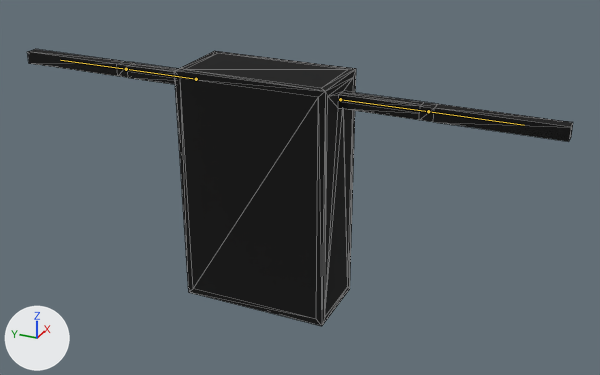
One commit to the FBX model ACASH/Assets/Models/Scholar 1.4.fbx: the scene before it, then after it.
One viewpoint serves both versions: a 50 mm camera at (-10.65, -5.35, 7.32) aimed at (0.03, -0.54, 1.98). Lighting does not change. The marker at lower left points along +X, +Y and +Z. The bones that change are drawn over the model as lines. Mesh edges are drawn as thin lines.

In view in the first picture: 'Model'.
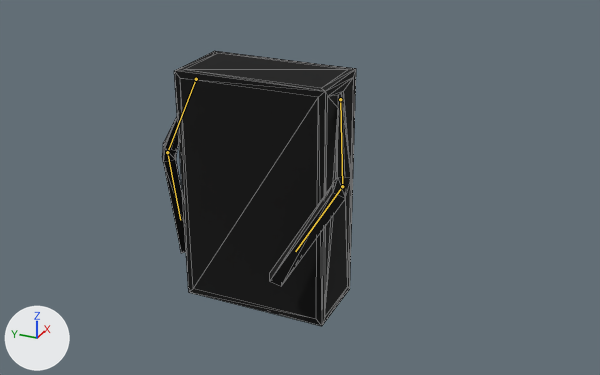
The newer file adds an action. The first version stands in its rest pose; the second is drawn at frame 10 of the action 'Scholar|Take out'.

Pixel boxes (x1, y1, x2, y2) of what changed, in the pictures (600 x 375 px):
'Model', posed (64% narrower): before (27, 49, 573, 326); after (162, 51, 356, 326)
bone 'Arm_R_1', root to tip: before (340, 99) to (428, 111); after (340, 99) to (342, 186)
bone 'Arm_R_2', root to tip: before (428, 111) to (524, 125); after (342, 186) to (295, 251)
bone 'Arm_L_1', root to tip: before (196, 79) to (126, 69); after (196, 79) to (167, 152)
bone 'Arm_L_2', root to tip: before (126, 69) to (60, 60); after (167, 152) to (180, 220)

What the commit changed:
Bone 'Arm_R_1' (bone_arm_r_1) turns from (0, 0, 0) to (-46, 34, 40) degrees about its own x, y and z.
Bone 'Arm_R_2' (bone_arm_r_2) turns from (0, 0, 0) to (-19, 9, 50) degrees about its own x, y and z.
Bone 'Arm_L_1' (bone_arm_l_1) turns from (0, 0, 0) to (-67, -3, 39) degrees about its own x, y and z.
Bone 'Arm_L_2' (bone_arm_l_2) turns from (0, 0, 0) to (-29, -1, -3) degrees about its own x, y and z.
